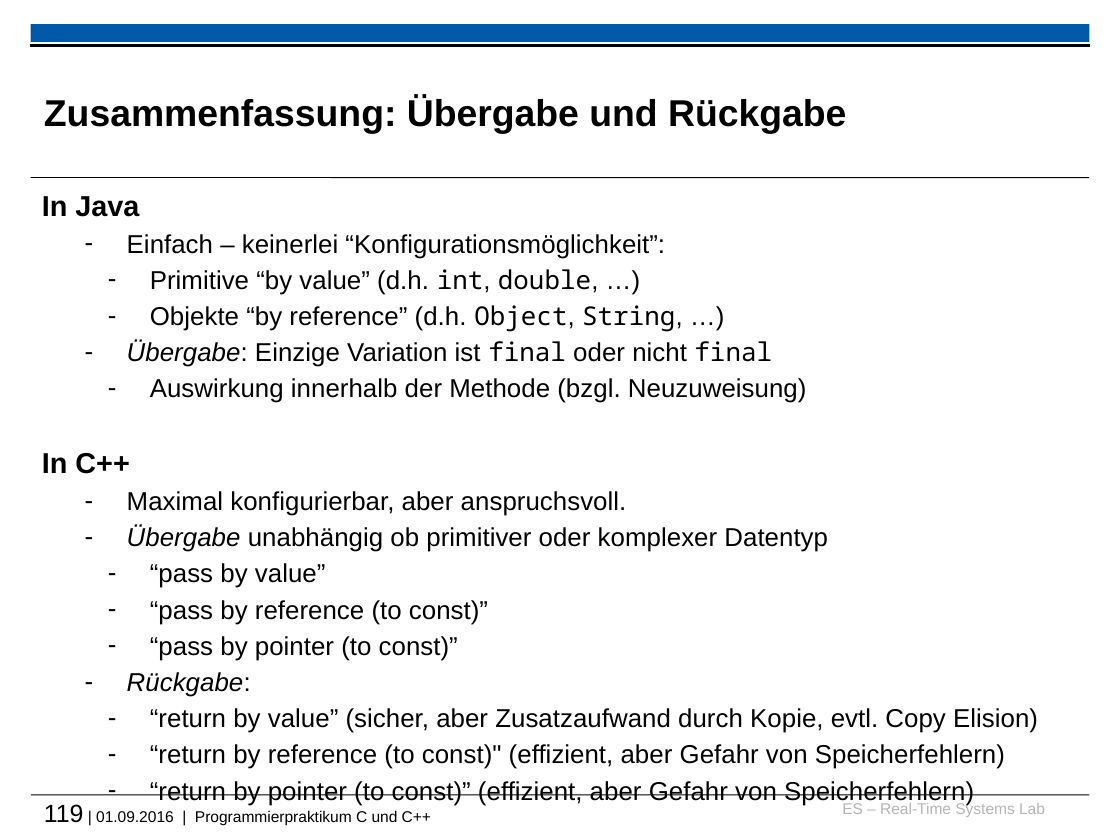
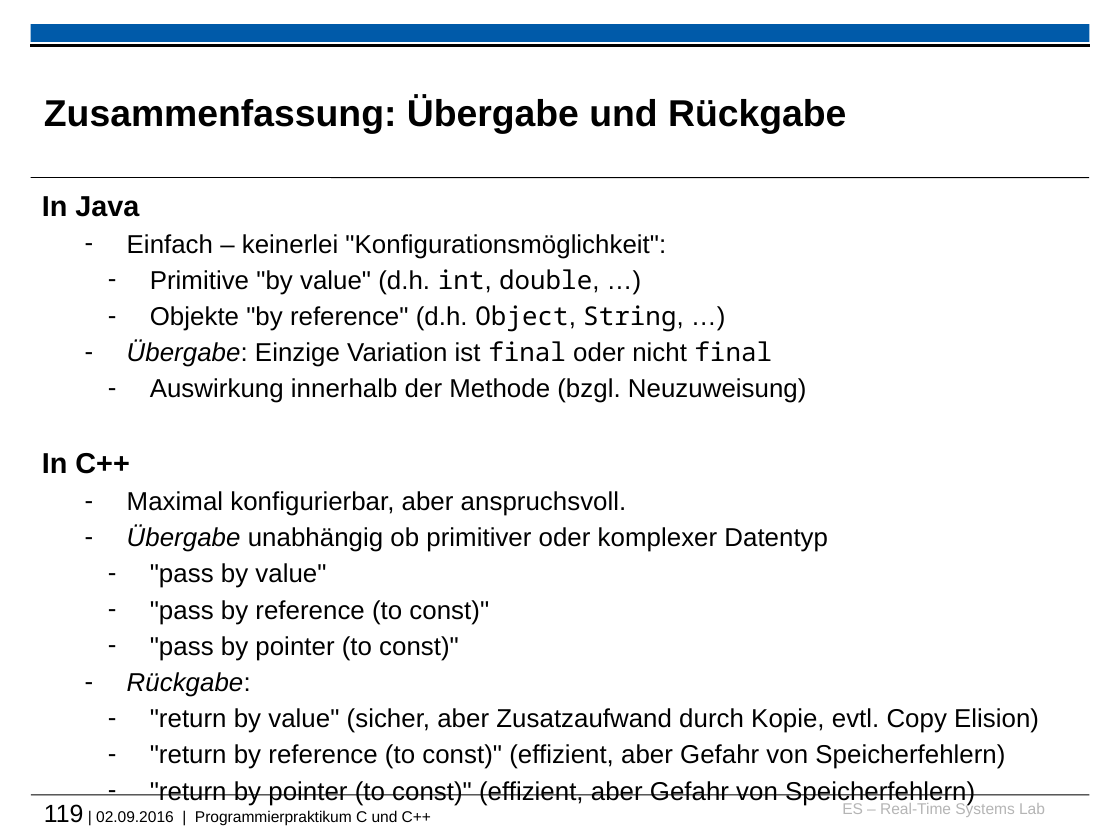
Before and after one commit to h82k/tud-cppp, a slide deck: slide 119 of cppp_lecture.pptx. Drawn at 1120x840 pixels with LibreOffice and Linux fonts; fonts in the diff are those of the drawing; background and template pictures are left out. Boxes give left, top, right and bottom in pixels: in the first picture for what was removed or moved away, otherwise in the second. Text is boxed around its words. In the diff, an @@ line names an element or a change of style, - is before the commit and + after.

```diff
--- a/cppp_lecture.pptx
+++ b/cppp_lecture.pptx
@@ text at box(127, 234, 684, 332): text changed @@
-  – Einfach – keinerlei “Konfigurationsmöglichkeit”:
-    – Primitive “by value” (d.h. int, double, …)
-    – Objekte “by reference” (d.h. Object, String, …)
+  – Einfach – keinerlei "Konfigurationsmöglichkeit":
+    – Primitive "by value" (d.h. int, double, …)
+    – Objekte "by reference" (d.h. Object, String, …)
@@ text at box(150, 563, 489, 661): text changed @@
-    – “pass by value”
-    – “pass by reference (to const)”
-    – “pass by pointer (to const)”
+    – "pass by value"
+    – "pass by reference (to const)"
+    – "pass by pointer (to const)"
@@ text at box(150, 708, 1039, 806): text changed @@
-    – “return by value” (sicher, aber Zusatzaufwand durch Kopie, evtl. Copy Elision)
-    – “return by reference (to const)" (effizient, aber Gefahr von Speicherfehlern)
-    – “return by pointer (to const)” (effizient, aber Gefahr von Speicherfehlern)
+    – "return by value" (sicher, aber Zusatzaufwand durch Kopie, evtl. Copy Elision)
+    – "return by reference (to const)" (effizient, aber Gefahr von Speicherfehlern)
+    – "return by pointer (to const)" (effizient, aber Gefahr von Speicherfehlern)
@@ text at box(44, 804, 431, 825): text changed @@
-119 | 01.09.2016 | Programmierpraktikum C und C++
+119 | 02.09.2016 | Programmierpraktikum C und C++
```
Also in this commit, not shown: 68 other slides changed, 2 slides added, 2 other files.
